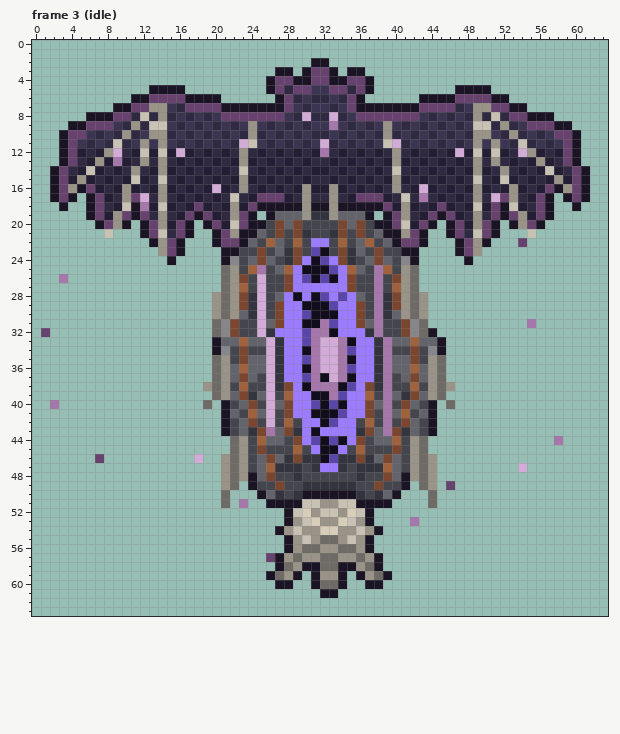
File history of a pixel-art file, tools/art/creatures/shade_arquetipo/shade_arquetipo.aseprite. This is how it looked before the edit.
64x64 pixels, 33 frames. Shown: frame 3 (idle). The commit also changed other frames, which this record leaves out.
After the commit:
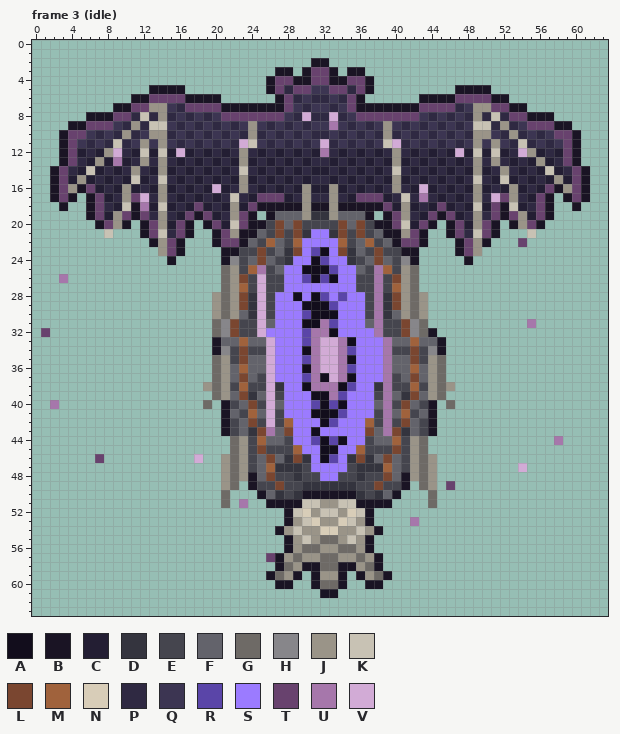
Palette (. is transparent): A #120d1c  B #1a1424  C #231e33  D #34343e  E #45454e  F #63636b  G #6e6a66  H #87868a  J #9a9488  K #c8c2b4  L #7a4630  M #a0623c  N #d8cdb8  P #2f2942  Q #3c3552  R #5a45a8  S #9b7bff  T #68426e  U #a677ab  V #d2abd6
Edits made:
Frame 3 (idle), layer "glow":
y 21: x 31..32 EE -> SS
y 22..23: x 30 E -> S; x 33 E -> S
y 24: x 29 L -> S; x 34 L -> S
y 25: x 28 M -> S; x 35 M -> S
y 26..27: x 28 L -> S; x 35 L -> S
y 28: x 27 F -> S; x 36 F -> S
y 29..31: x 27 L -> S; x 36 L -> S
y 32: x 26 D -> S; x 37 D -> S
y 33..37: x 27 D -> S; x 38 D -> S
y 38: x 28 L -> S; x 37 L -> S
y 39: x 28 M -> S; x 37 M -> S
y 40..41: x 28 L -> S; x 37 L -> S
y 42: x 29 E -> S; x 36 E -> S
y 43: x 29 D -> S; x 36 D -> S
y 44: x 29 L -> S; x 36 L -> S
y 45: x 30 E -> S; x 35 E -> S
y 46..47: x 31 D -> S; x 34 D -> S
y 48: x 32..33 EE -> SS
Pixel boxes of the changes (left, top, right, bottom) in both pictures:
changed: (266, 229, 383, 481)
